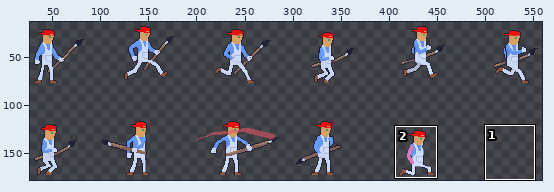
Edited in one commit: sprite sheet (characters/player.png). The first picture is a wide view before the edit; the outline marks the close-up.
Close-up. Old version:
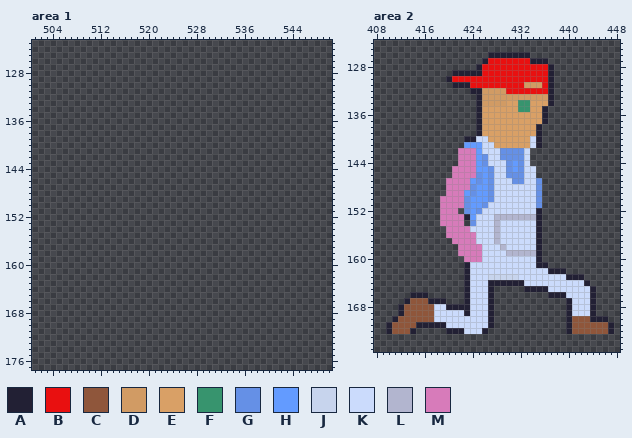
The file is 576x192 pixels. Shown: area 1: x 501..550, y 123..177; area 2: x 408..448, y 124..175. The wide view leaves out empty margins.
Palette (. is transparent): A #222034  B #e91010  C #8f563b  D #d19b64  E #d9a066  F #37946e  G #6590e6  H #639bff  J #c7d4ed  K #cbdbfc  L #b2b5cf  M #d77bba
Pixels before, area 1 (only the part around the change), first column x 501:
123 ..................................................
124 ..................................................
125 ..................................................
126 ..................................................
127 ..................................................
128 ..................................................
129 ..................................................
130 ..................................................
131 ..................................................
132 ..................................................
133 ..................................................
134 ..................................................
135 ..................................................
136 ..................................................
137 ..................................................
138 ..................................................
139 ..................................................
140 ..................................................
141 ..................................................
142 ..................................................
143 ..................................................
144 ..................................................
145 ..................................................
146 ..................................................
147 ..................................................
148 ..................................................
149 ..................................................
150 ..................................................
151 ..................................................
152 ..................................................
153 ..................................................
154 ..................................................
155 ..................................................
156 ..................................................
157 ..................................................
158 ..................................................
159 ..................................................
160 ..................................................
161 ..................................................
162 ..................................................
163 ..................................................
164 ..................................................
165 ..................................................
166 ..................................................
167 ..................................................
168 ..................................................
169 ..................................................
170 ..................................................
171 ..................................................
172 ..................................................
173 ..................................................
174 ..................................................
175 ..................................................
176 ..................................................
177 ..................................................
Pixels before, area 2, first column x 410:
126 .................AAAAAAA..............
127 ................ABBBBBBBAAA...........
128 ...............ABBBBBBBBBBBA..........
129 ...........AAAAABBBBBBBBBBBA..........
130 ..........ABBBBBBBBBBBBBBBBA..........
131 ...........AAABBBBBBBBBDDDBA..........
132 ..............AADDDDBBBBBBBA..........
133 ...............ADDDDDDDDDDDA..........
134 ...............ADDDDEEFFEEEA..........
135 ...............AEEEEEEFFEEA...........
136 ...............AEEEEEEEEEEA...........
137 ...............AEEEEEEEEEEA...........
138 ...............AEEEEEEEEEA............
139 ...............AEEEEEEEEEA............
140 .............AAKKEEEEEEEKA............
141 .............HHHKKEEEEEEKA............
142 ............MMMHKKKGGGGK..............
143 ............MMMHGKKGGGGK..............
144 ............MMMHGKKKGHGK..............
145 ...........MMMMHHGKKGHGKK.............
146 ...........MMMMGHGKKGGGKK.............
147 ..........MMMMHGHGKKKGGKKG............
148 ..........MMMMGHHGKKKKKKKG............
149 ..........MMMHGHHGKKKKKKKG............
150 .........MMMMGHHHGKKKKKKKG............
151 .........MMMMGHHGKKKKKKKKG............
152 .........MMM.GHGKKKKKKKKKA............
153 .........MMMMAHKKKLLLLLLLA............
154 .........MMMM.GKKKLKKKKKKA............
155 ..........MMMMKKKKLKKKKKKA............
156 ..........MMMMMKKKLKKKKKKA............
157 ...........MMMMKKKLKKKKKKA............
158 ............MMMMKKKLKKKKKA............
159 ............MMMMKKKKLLLLLA............
160 .............MMMKKKKKKKKKA............
161 .............AKKKKKKKKKKKAA...........
162 .............AKKKKKKKKKKKKKAAA........
163 .............AKKKJJJJJKKKKKKKKAAA.....
164 .............AKKKAAAAAAKKKKKKKKKKA....
165 .............AKKKA.....AAAAKKKKKKKA...
166 ....AAA......AKKKA.........AAAKKKKA...
167 ...ACCCAAA...AKKKA............AKKKA...
168 ..ACCCCCKKAAAAKKKA............AKKKA...
169 ..ACCCCCKKKKKAKKKA............AKKKA...
170 .ACCCCCCKKKKKKKKKA............ACCCAAA.
171 ACCCCAAAAAKKKKKKKA............ACCCCCCA
172 ACCCA.....AAAKKKA.............ACCCCCCA
New version:
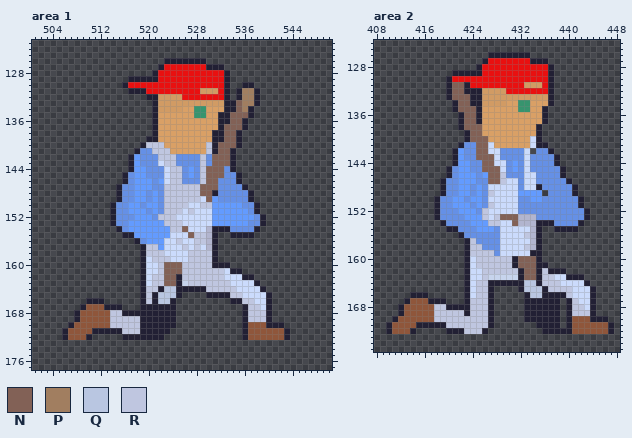
Colours new in this view: N #826156  P #a17e60  Q #b9c6e1  R #bfc6e0
Changes in this commit:
Changed rows in their new state; - is an unchanged pixel.
Area 1:
first column x 506:
126 -----------------AAAAAAA--------------
127 ----------------ABBBBBBBAAA-----------
128 ---------------ABBBBBBBBBBBA----------
129 -----------AAAAABBBBBBBBBBBA----------
130 ----------ABBBBBBBBBBBBBBBBA--AA------
131 -----------AAABBBBBBBBBDDDBA-APPA-----
132 --------------AADDDDBBBBBBBA-APPA-----
133 ---------------ADDDDDDDDDDDAANPPA-----
134 ---------------ADDDDEEFFEEEAANPA------
135 ---------------AEEEEEEFFEEAANNNA------
136 ---------------AEEEEEEEEEEAANNA-------
137 ---------------AEEEEEEEEEEANNNA-------
138 ---------------AEEEEEEEEEAANNA--------
139 --------------AAEEEEEEEEEAANNA--------
140 -------------ARRREEEEEEERANNNA--------
141 ------------AGGRRREEEEEERANNA---------
142 -----------AHGGGRRRGGGGRGNNNA---------
143 -----------AHGGGKRRGGGGRGNNNA---------
144 -----------AHHGGGKRRGHGRNNNGA---------
145 ----------AGHHGGGKRRGHGRNNNGGA--------
146 ----------AGHHHGHKRRGGGRNNGGGA--------
147 ---------AGGHHHGGRRRRRRNNNGGGGA-------
148 ---------AGGHHGHGRRRRRRNNAGGGGGA------
149 ---------AGGHHGHGRRRRRRKNHGGGGGA------
150 --------AGGHHGHHGRRRRKKRRHHHHHGGA-----
151 --------AGGHHHGHGRRRKRKKKHHHHHHGA-----
152 --------AGGGHHHGRRRKKKKKKHHHHHHHGA----
153 --------AGGHHHHHHRRRKKKKKHHHHHHGGA----
154 ---------AGHHHHHHHRRNKKKLAAAGGGGA-----
155 ----------AAHHHHHHKKKNRRLA--AAAA------
156 ------------AGHHHKKRKKRRLA------------
157 -------------ARRHKKKRKRKLA------------
158 -------------ARRRKKKKRRRRA------------
159 -------------AKRRRKKKRRRRA------------
160 -------------AKKRNNNRRRRRAAA----------
161 -------------AKKRNNNRRRRRRRKAA--------
162 -------------AKRRNNARRRRRRRKKKAA------
163 -------------AKRRNNAJRRRRRRRKKKKA-----
164 -------------ARRAQQAAAAARRRRRKKKKA----
165 -------------ARAQQQA----AAAARRKKKKA---
166 ----AAA------ARAQQA---------AARRKKA---
167 ---ACCCAAA---AAAAAA-----------ARRKA---
168 --ACCCCCRRAAAAAAAAA-----------ARRRA---
169 --ACCCCCRRRRRAAAAAA-----------ARRRA---
170 -ACCCCCCRRRRRAAAAAA-----------ACCCAAA-
171 ACCCCAAAAARRRAAAAA------------ACCCCCCA
172 ACCCA-----AAAAAAA-------------ACCCCCCA
Area 2:
first column x 418:
131 --ANN---------------------
132 --ANNA--------------------
133 --ANNNA-------------------
134 ---ANNA-------------------
135 ---ANNN-------------------
136 ----ANN-------------------
137 ----ANN-------------------
138 ----ANNN------------------
139 -----ANN------------------
140 ------NNN-----------------
141 ----AGGNN---------A-------
142 ---AHGGNN--------GGA------
143 ---AHGGNNN------GGGGA-----
144 ---AHHGGNN------GGGGA-----
145 --AGHHGGNNN-----GGGGGA----
146 --AGHHH--NNR-----GGGGA----
147 -AGGHH--GNNR-K----GGGGA---
148 -AGGHH--GK----G--AGGGGGA--
149 -AGGH---GR----HHHH-GGGGA--
150 AGGHH---GK----GGHHGGGGGGA-
151 AGGHHHG--R----GGG-GGGGGGA-
152 AGGGHH--R-----GGGGGGGGGGGA
153 AGGGGH-HR-RNNN---GGGGGGGGA
154 -AGGGGHHHRR--NLLL-AAGGGGA-
155 --AAGGGHHHG-----L---AAAA--
156 --..AGGGGGG----RL---------
157 ---..ARGGGG-----L---------
158 ----.ARRGGGK---RL---------
159 ----.ARRRRG-KKKKA---------
160 -----AKRRRRRRANNN---------
161 -------RRRRRRANNN---------
162 --------RRRRRRANNAR-------
163 --------R-----ANNARR------
164 -------RR------QQARRR-----
165 -------RR-----AQQQ-RRRR---
166 -------RR------AQQA---R---
167 ------RRR------AAAAAA--R--
168 RR----RRR------AAAAAA--RR-
169 RRRRR-RRR------AAAAAA--RRR
170 RRRRRRRRR------AAAAAA-----
171 --RRRRRRR--------AAAA-----
172 -----RRR----------AAAA----
Pixel boxes of the changes (left, top, right, bottom) in both close-ups:
added: (62, 58, 290, 340)
changed: (434, 82, 590, 334)
